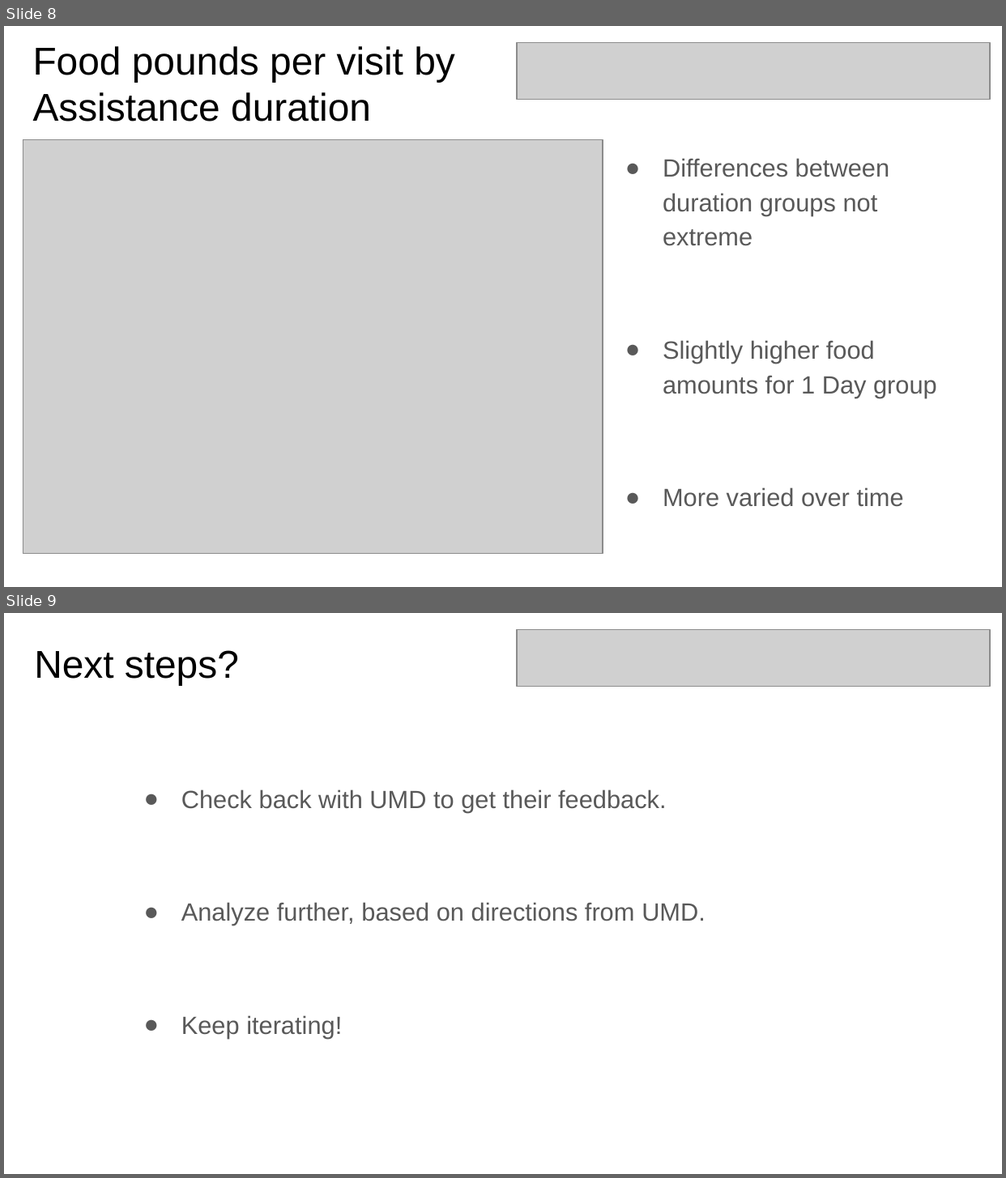
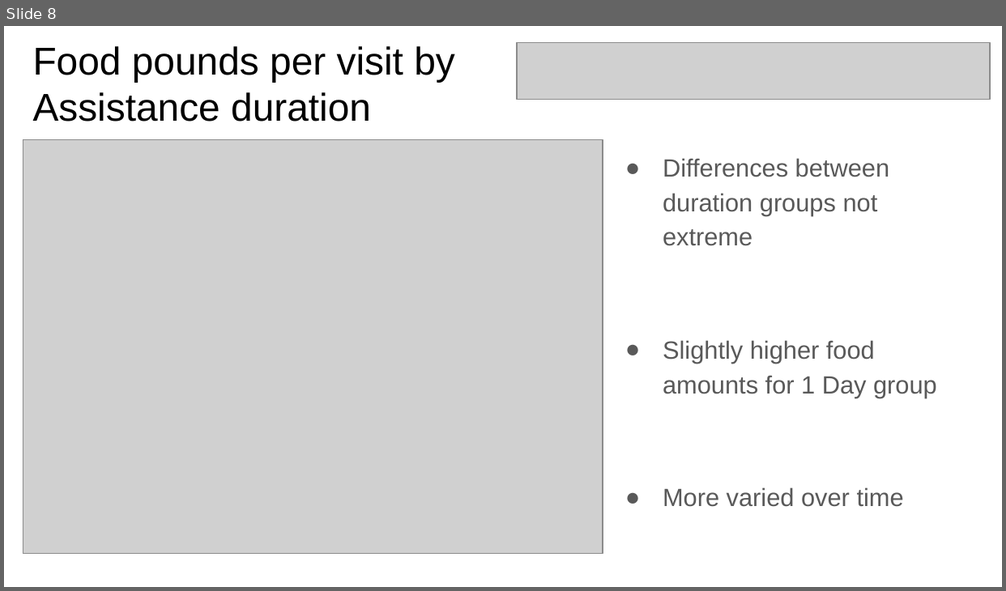
Before and after one commit to datasci611/bios611-projects-fall-2019-kingwilliam87, a slide deck: project_1/results/project1_presentation.pptx. Shown one above the other, each under a label of ours: slides 8 and 9 before the commit, slide 8 after it. The pictures are 1006x1178 and 1006x591 pixels, drawn with LibreOffice and Linux fonts; fonts in the diff are those of the drawing; grey boxes stand for pictures. Boxes give left, top, right and bottom in pixels: in the first picture for what was removed or moved away, otherwise in the second. Text is boxed around its words. In the diff, an @@ line names an element or a change of style, - is before the commit and + after.

```diff
--- a/project_1/results/project1_presentation.pptx
+++ b/project_1/results/project1_presentation.pptx
@@ slide 9 removed at (x1=4, y1=613, x2=1002, y2=1174), background #FFFFFF @@
@@ picture removed at (x1=517, y1=629, x2=990, y2=686) @@
@@ title removed at (x1=34, y1=650, x2=239, y2=685) @@
-Next steps?
@@ text removed at (x1=181, y1=790, x2=705, y2=1039) @@
-● Check back with UMD to get their feedback.
-● Analyze further, based on directions from UMD.
-● Keep iterating!
```
Also in this commit, not shown: 1 slide added.
